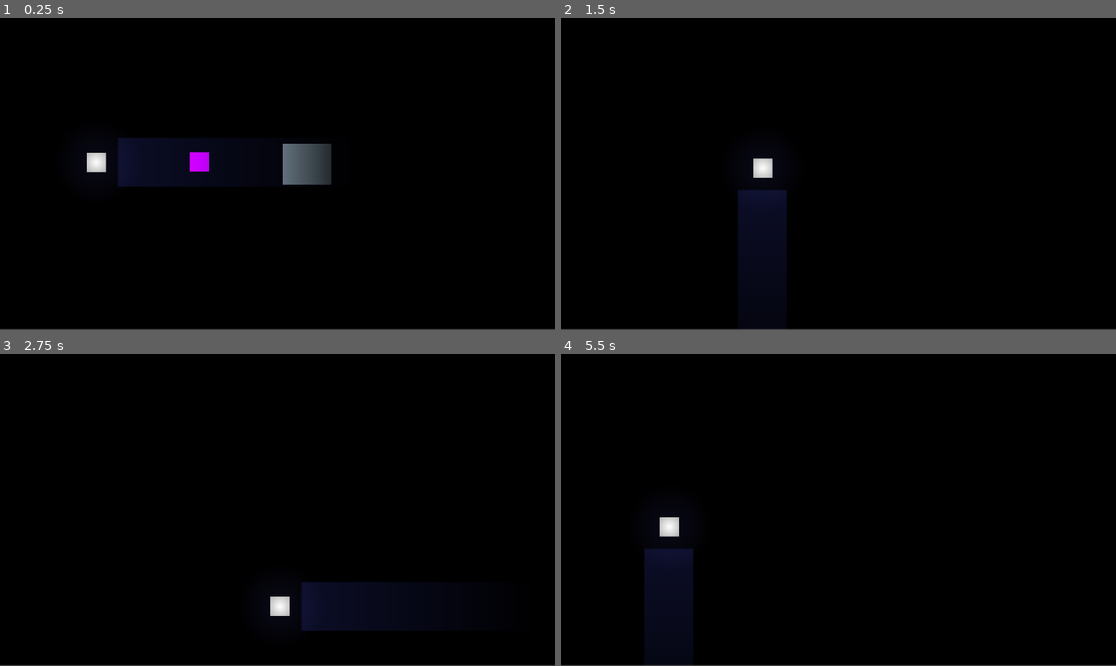
Above: before the commit, frames 1-4 (two rows, left to right).
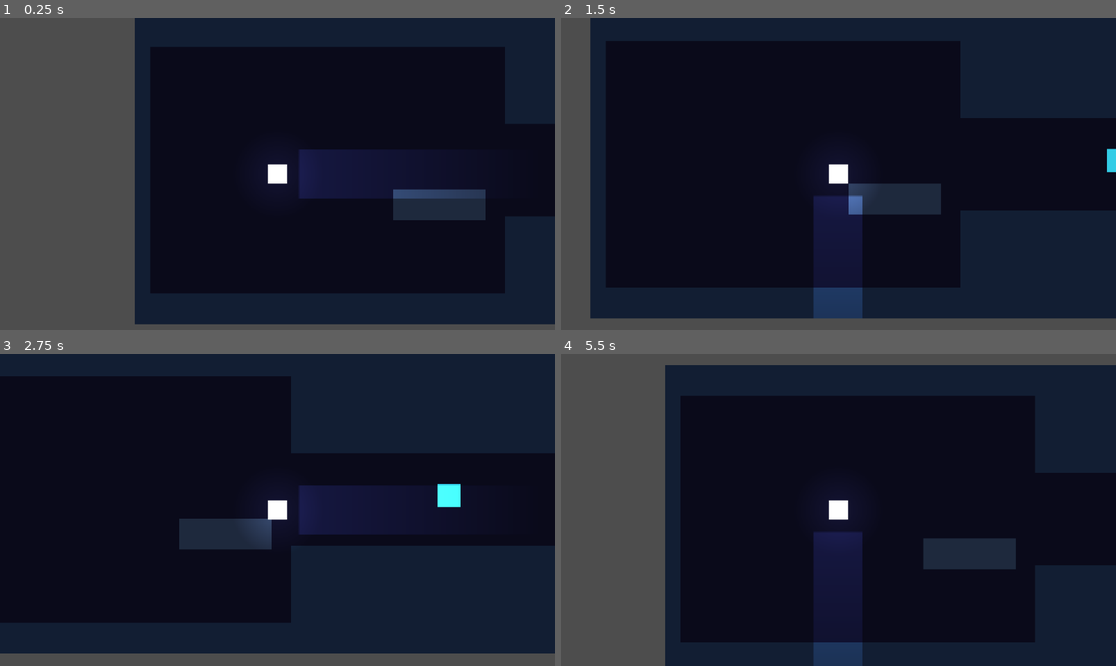
Above: after the commit, the same moments.

Repository: zz2548/game-design-final
Game: Godot game, scene res://main.tscn
Same seed, same stepped clock (60 frames per second), same inputs: the game is played once before the commit and once after it.
Inputs (mouse positions are in pixels of both pictures, inside the frame that each line leads up to):
- Up to frame 1 (0.25 s): no input
- Up to frame 2 (1.5 s): tap Enter (ui_accept) at 0.5, 0.77 s; move the mouse to (960, 158) at 0.52 s; hold Right (ui_right) 0.53-1.28 s; hold E (interact) 0.53-1.28 s; move the mouse to (727, 189) at 1.27 s; hold Down (ui_down) from 1.28 s (still down); tap E (interact) at 1.35 s
- Up to frame 3 (2.75 s): tap Enter (ui_accept) at 1.52 s; move the mouse to (333, 441) at 2.02 s; release Down (ui_down) at 2.03 s; hold Right (ui_right) from 2.03 s (still down); hold E (interact) from 2.03 s (still down)
- Up to frame 4 (5.5 s): move the mouse to (810, 572) at 2.77 s; release Right (ui_right) at 2.78 s; release E (interact) at 2.78 s; hold Up (ui_up) 2.78-3.53 s; tap E (interact) at 2.85, 4.35 s; tap Enter (ui_accept) at 3.02, 3.77, 4.52 s; move the mouse to (1005, 556) at 3.52 s; hold E (interact) 3.53-4.28 s; hold Left (ui_left) 3.53-5.03 s; move the mouse to (672, 463) at 4.27 s; move the mouse to (866, 510) at 5.02 s; hold Down (ui_down) from 5.03 s (still down); hold E (interact) from 5.03 s (still down)

The runs differ from the first frame. In frame 1, 96% of the frame differs, in the area x 0-100%, y 0-100%; in frame 2, 95%; in frame 3, 96%; in frame 4, 98%.

Commit message:
Simple Level 1

Diff:
--- a/underwater-game/levels/level_1/level_1.tscn
+++ b/underwater-game/levels/level_1/level_1.tscn
@@ -6,61 +6,134 @@
 [ext_resource type="Script" uid="uid://b45ek5my76at" path="res://scripts/interactables/pickup_item.gd" id="3_pickup"]
 [ext_resource type="Script" uid="uid://dgkwj4x1fhpfo" path="res://scripts/interactables/npc_interactable.gd" id="5_5b03i"]
 [ext_resource type="PackedScene" uid="uid://eb3vk6h130ot" path="res://shared/ui/dialogue_ui.tscn" id="5_e6u7d"]
+[ext_resource type="Script" path="res://levels/level_1/level_map.gd" id="6_levelmap"]
 
-[sub_resource type="RectangleShape2D" id="RectangleShape2D_iey7c"]
-size = Vector2(38.5, 39.5)
+; All collision shapes are tile-aligned to 16 px.
+[sub_resource type="RectangleShape2D" id="shape_submarine"]
+size = Vector2(192, 64)
 
-[sub_resource type="RectangleShape2D" id="RectangleShape2D_e6u7d"]
-size = Vector2(90, 83)
+[sub_resource type="RectangleShape2D" id="shape_hq_radio"]
+size = Vector2(48, 48)
+
+[sub_resource type="RectangleShape2D" id="shape_pickup"]
+size = Vector2(32, 32)
+
+[sub_resource type="RectangleShape2D" id="shape_terminal"]
+size = Vector2(48, 64)
+
+[sub_resource type="RectangleShape2D" id="shape_exit"]
+size = Vector2(32, 96)
+
+; ══════════════════════════════════════════════════════════════════════════════
+; LEVEL 1 — SCENE TREE
+;
+;   LevelMap   →  generates TileMapLayer walls at runtime (level_map.gd)
+;   Objects    →  hand-placed NPCs and pickups (positions snapped to 16 px)
+;   player     →  spawns in Docking Bay
+; ══════════════════════════════════════════════════════════════════════════════
 
 [node name="Level1" type="Node2D" unique_id=1255267063]
 
 [node name="CanvasModulate" type="CanvasModulate" parent="." unique_id=1930376493]
+visible = false
 color = Color(0, 0, 0, 1)
 
 [node name="Background" type="ColorRect" parent="." unique_id=472897320]
-offset_right = 1153.0
-offset_bottom = 646.0
+offset_right = 3552.0
+offset_bottom = 640.0
 color = Color(0.039215688, 0.039215688, 0.101960786, 1)
 
-[node name="player" parent="." unique_id=1560876372 instance=ExtResource("1_player")]
-position = Vector2(200, 300)
+; ── Tilemap generator ─────────────────────────────────────────────────────────
+; Builds all wall geometry + collision via level_map.gd.
+; To change the layout, edit the ROOMS / CORRIDORS / PASSAGE constants there.
+[node name="LevelMap" type="Node2D" parent="."]
+script = ExtResource("6_levelmap")
 
-[node name="Items" type="Node2D" parent="." unique_id=1317189062]
+; ── Objects ───────────────────────────────────────────────────────────────────
+[node name="Objects" type="Node2D" parent="."]
 
-[node name="TestItem" type="Area2D" parent="Items" unique_id=2052106546]
+; Submarine docked in the back-right corner of the Docking Bay.
+; 192×64 px  (12×4 tiles), centred at tile (39, 24) → pixel (632, 392)
+[node name="Submarine" type="StaticBody2D" parent="Objects"]
+position = Vector2(632, 392)
+[node name="Shape" type="CollisionShape2D" parent="Objects/Submarine"]
+shape = SubResource("shape_submarine")
+[node name="Visual" type="ColorRect" parent="Objects/Submarine"]
+offset_left = -96.0
+offset_top = -32.0
+offset_right = 96.0
+offset_bottom = 32.0
+color = Color(0.12, 0.16, 0.24, 1)
+
+; HQ Radio — mid-Corridor 1, tile (68, 19) → pixel (1096, 312)
+; First story beat: mission briefing from the AI.
+[node name="HQRadio" type="Area2D" parent="Objects"]
+position = Vector2(1096, 312)
+collision_mask = 0
+script = ExtResource("5_5b03i")
+speaker_name = "HQ AI"
+dialogue_lines = Array[String](["TECHNICIAN. This is HQ Automated Response System.", "We have lost contact with Facility Europa-7.", "You have been dispatched to investigate and restore communications.", "Proceed through the facility. Exercise caution.", "...Something is not right down here."])
+[node name="CollisionShape2D" type="CollisionShape2D" parent="Objects/HQRadio"]
+shape = SubResource("shape_hq_radio")
+[node name="Visual" type="ColorRect" parent="Objects/HQRadio"]
+offset_left = -24.0
+offset_top = -24.0
+offset_right = 24.0
+offset_bottom = 24.0
+color = Color(0.20, 0.80, 0.90, 1)
+
+; Supply Kit — Central Hub entrance, tile (95, 18) → pixel (1528, 296)
+[node name="SupplyKit" type="Area2D" parent="Objects"]
+position = Vector2(1528, 296)
 collision_mask = 0
 script = ExtResource("3_pickup")
 item = ExtResource("3_iey7c")
+[node name="CollisionShape2D" type="CollisionShape2D" parent="Objects/SupplyKit"]
+shape = SubResource("shape_pickup")
+[node name="Visual" type="ColorRect" parent="Objects/SupplyKit"]
+offset_left = -16.0
+offset_top = -16.0
+offset_right = 16.0
+offset_bottom = 16.0
+color = Color(1.0, 0.80, 0.20, 1)
 
-[node name="CollisionShape2D" type="CollisionShape2D" parent="Items/TestItem" unique_id=173283808]
-position = Vector2(412.75, 298.25)
-shape = SubResource("RectangleShape2D_iey7c")
+; Research Terminal — Central Hub far wall, tile (122, 26) → pixel (1960, 424)
+[node name="ResearchTerminal" type="Area2D" parent="Objects"]
+position = Vector2(1960, 424)
+collision_mask = 0
+script = ExtResource("5_5b03i")
+speaker_name = "FACILITY LOG"
+dialogue_lines = Array[String](["FACILITY LOG — DAY 47", "All research staff ordered to emergency evacuation protocol.", "...nobody came.", "Primary communications array: OFFLINE. Cause: unknown."])
+[node name="CollisionShape2D" type="CollisionShape2D" parent="Objects/ResearchTerminal"]
+shape = SubResource("shape_terminal")
+[node name="Visual" type="ColorRect" parent="Objects/ResearchTerminal"]
+offset_left = -24.0
+offset_top = -32.0
+offset_right = 24.0
+offset_bottom = 32.0
+color = Color(0.25, 0.40, 0.60, 1)
 
-[node name="ColorRect" type="ColorRect" parent="Items/TestItem" unique_id=820293744]
-offset_left = 394.0
-offset_top = 279.0
-offset_right = 434.0
-offset_bottom = 319.0
-color = Color(1, 0, 1, 1)
+; Exit Airlock — Research Lab far wall, tile (216, 20) → pixel (3464, 328)
+[node name="ExitAirlock" type="Area2D" parent="Objects"]
+position = Vector2(3464, 328)
+collision_mask = 0
+script = ExtResource("5_5b03i")
+speaker_name = "AIRLOCK B"
+dialogue_lines = Array[String](["AIRLOCK B — SECTOR 2 ACCESS", "Restore power to the communications array to proceed.", "[Sector 2 ahead]"])
+[node name="CollisionShape2D" type="CollisionShape2D" parent="Objects/ExitAirlock"]
+shape = SubResource("shape_exit")
+[node name="Visual" type="ColorRect" parent="Objects/ExitAirlock"]
+offset_left = -16.0
+offset_top = -48.0
+offset_right = 16.0
+offset_bottom = 48.0
+color = Color(0.20, 1.00, 0.50, 1)
+
+; ── Player & UI ───────────────────────────────────────────────────────────────
+; Player spawns at tile (18, 20) → pixel (296, 328) — Docking Bay interior.
+[node name="player" parent="." unique_id=1560876372 instance=ExtResource("1_player")]
+position = Vector2(296, 328)
 
 [node name="InventoryUI" parent="." unique_id=2083902792 instance=ExtResource("2_inventoryui")]
 
 [node name="DialogueUI" parent="." unique_id=1340303138 instance=ExtResource("5_e6u7d")]
-
-[node name="RadioTransmission" type="Area2D" parent="." unique_id=941760707]
-position = Vector2(638, 301)
-collision_mask = 0
-script = ExtResource("5_5b03i")
-dialogue_lines = Array[String](["Hello...", "Can you hear me?", "....<static>"])
-
-[node name="CollisionShape2D" type="CollisionShape2D" parent="RadioTransmission" unique_id=8173448]
-position = Vector2(0, -1)
-shape = SubResource("RectangleShape2D_e6u7d")
-
-[node name="ColorRect" type="ColorRect" parent="RadioTransmission" unique_id=832237283]
-offset_left = -51.0
-offset_top = -40.0
-offset_right = 50.0
-offset_bottom = 45.0
-metadata/_edit_use_anchors_ = true
--- /dev/null
+++ b/underwater-game/levels/level_1/level_map.gd
@@ -0,0 +1,169 @@
+# level_map.gd
+# Attach to a Node2D called "LevelMap" inside a level scene.
+# Builds a TileMapLayer (walls + collision) at runtime from the room/corridor
+# definitions below — no StaticBody2D rectangles needed.
+#
+# ── Map grid ─────────────────────────────────────────────────────────────────
+#   222 columns × 40 rows  →  3552 × 640 px  (each tile = 16 × 16 px)
+#
+# ── Column zones ─────────────────────────────────────────────────────────────
+#   Docking Bay   cols   0 –  49
+#   Corridor 1    cols  50 –  87
+#   Central Hub   cols  88 – 131
+#   Corridor 2    cols 132 – 169
+#   Research Lab  cols 170 – 221
+#
+# ── Row zones ────────────────────────────────────────────────────────────────
+#   0 – 1   outer top wall
+#   2 – 3   room top wall
+#   4 – 35  room / corridor interior
+#  36 – 37  room bottom wall
+#  38 – 39  outer bottom wall
+#
+#   Corridor passage (open water): rows 14 – 25  (12 tiles = 192 px)
+
+extends Node2D
+
+# ── Constants ─────────────────────────────────────────────────────────────────
+
+const TILE_SIZE : int = 16
+const MAP_COLS  : int = 222
+const MAP_ROWS  : int = 40
+
+## Thickness (in tiles) of every wall border.
+const WALL : int = 2
+
+## First and last open row inside the room interior.
+const INTERIOR_ROW_FIRST : int = WALL * 2      # = 4  (outer + room top wall)
+const INTERIOR_ROW_LAST  : int = MAP_ROWS - WALL * 2 - 1  # = 35
+
+## Vertical range of the corridor passage (inclusive).
+const PASSAGE_FIRST : int = 14
+const PASSAGE_LAST  : int = 25
+
+## Room definitions – col_start / col_end are the outermost wall columns.
+const ROOMS : Array[Dictionary] = [
+	{col_start =   0, col_end =  49},   # Docking Bay
+	{col_start =  88, col_end = 131},   # Central Hub
+	{col_start = 170, col_end = 221},   # Research Lab
+]
+
+## Corridor definitions – every cell here is wall except passage rows.
+const CORRIDORS : Array[Dictionary] = [
+	{col_start =  50, col_end =  87},   # Corridor 1
+	{col_start = 132, col_end = 169},   # Corridor 2
+]
+
+## Wall tile tint colour (no art yet – solid white texture × modulate).
+const WALL_COLOUR : Color = Color(0.07, 0.12, 0.20)
+
+
+# ── Entry point ───────────────────────────────────────────────────────────────
+
+func _ready() -> void:
+	add_child(_build_tilemap())
+
+
+# ── Tilemap construction ──────────────────────────────────────────────────────
+
+func _build_tilemap() -> TileMapLayer:
+	var tilemap := TileMapLayer.new()
+	tilemap.tile_set = _make_tileset()
+	tilemap.modulate  = WALL_COLOUR
+
+	for row in MAP_ROWS:
+		for col in MAP_COLS:
+			if _is_wall(col, row):
+				tilemap.set_cell(Vector2i(col, row), 0, Vector2i(0, 0))
+
+	return tilemap
+
+
+func _make_tileset() -> TileSet:
+	var ts := TileSet.new()
+	ts.tile_size = Vector2i(TILE_SIZE, TILE_SIZE)
+
+	# Physics layer — must be added before tile data references it.
+	ts.add_physics_layer(0)
+	ts.set_physics_layer_collision_layer(0, 1)  # same layer as CharacterBody2D
+	ts.set_physics_layer_collision_mask(0, 1)
+
+	# Solid 16×16 white texture – tinted at the TileMapLayer level.
+	var img := Image.create(TILE_SIZE, TILE_SIZE, false, Image.FORMAT_RGBA8)
+	img.fill(Color.WHITE)
+	var tex := ImageTexture.create_from_image(img)
+
+	var source := TileSetAtlasSource.new()
+	source.texture             = tex
+	source.texture_region_size = Vector2i(TILE_SIZE, TILE_SIZE)
+	source.create_tile(Vector2i(0, 0))
+
+	# ⚠️  Source must be registered with the TileSet BEFORE setting collision
+	# data — tile_data validates polygon counts against the TileSet's physics
+	# layers, so the order here matters.
+	ts.add_source(source, 0)
+
+	# Full-tile collision square centred on the tile origin.
+	var tile_data : TileData = source.get_tile_data(Vector2i(0, 0), 0)
+	var h         : float    = TILE_SIZE / 2.0
+	tile_data.set_collision_polygons_count(0, 1)
+	tile_data.set_collision_polygon_points(0, 0, PackedVector2Array([
+		Vector2(-h, -h), Vector2(h, -h), Vector2(h, h), Vector2(-h, h),
+	]))
+
+	return ts
+
+
+# ── Wall logic ────────────────────────────────────────────────────────────────
+
+func _is_wall(col: int, row: int) -> bool:
+	return not _is_open(col, row)
+
+
+## Returns true when the cell at (col, row) should be open water.
+func _is_open(col: int, row: int) -> bool:
+	# Outer top / bottom border → always solid.
+	if row < WALL or row >= MAP_ROWS - WALL:
+		return false
+
+	# Corridor zone: open only within the passage rows.
+	for corridor in CORRIDORS:
+		if col >= corridor.col_start and col <= corridor.col_end:
+			return row >= PASSAGE_FIRST and row <= PASSAGE_LAST
+
+	# Room zone.
+	for room in ROOMS:
+		if col >= room.col_start and col <= room.col_end:
+			return _room_cell_is_open(col, row, room)
+
+	# Falls outside every defined zone → solid.
+	return false
+
+
+## Determines whether a cell that lies inside a room boundary is open water.
+func _room_cell_is_open(col: int, row: int, room: Dictionary) -> bool:
+	# Room top / bottom walls.
+	if row < INTERIOR_ROW_FIRST or row > INTERIOR_ROW_LAST:
+		return false
+
+	# Left side wall – open only if a corridor is immediately to the left
+	# AND the row falls within the passage band.
+	if col < room.col_start + WALL:
+		return _corridor_at(room.col_start - 1) \
+			and row >= PASSAGE_FIRST and row <= PASSAGE_LAST
+
+	# Right side wall – same logic for a corridor to the right.
+	if col > room.col_end - WALL:
+		return _corridor_at(room.col_end + 1) \
+			and row >= PASSAGE_FIRST and row <= PASSAGE_LAST
+
+	# Interior cell.
+	return true
+
+
+## Returns true when the given column belongs to a corridor zone.
+func _corridor_at(col: int) -> bool:
+	for corridor in CORRIDORS:
+		if col >= corridor.col_start and col <= corridor.col_end:
+			return true
+	return false
--- a/underwater-game/shared/player/player.tscn
+++ b/underwater-game/shared/player/player.tscn
@@ -2,6 +2,9 @@
 
 [ext_resource type="Script" uid="uid://bgvj2b218065e" path="res://shared/player/player.gd" id="1_onrkg"]
 [ext_resource type="Script" uid="uid://yg3842y7gmtv" path="res://shared/player/interaction_system.gd" id="2_i3pqv"]
+
+[sub_resource type="RectangleShape2D" id="RectangleShape2D_body"]
+size = Vector2(36, 36)
 
 [sub_resource type="CircleShape2D" id="CircleShape2D_1bvp3"]
 radius = 79.624115
@@ -26,6 +29,9 @@
 
 [node name="player" type="CharacterBody2D" unique_id=1228927479]
 script = ExtResource("1_onrkg")
+
+[node name="BodyCollision" type="CollisionShape2D" parent="."]
+shape = SubResource("RectangleShape2D_body")
 
 [node name="ColorRect" type="ColorRect" parent="." unique_id=2079948880]
 offset_left = -20.0
@@ -55,3 +61,5 @@
 texture = SubResource("GradientTexture2D_hqtel")
 offset = Vector2(30, 0)
 texture_scale = 0.8
+
+[node name="Camera2D" type="Camera2D" parent="."]
Not shown, added: underwater-game/levels/level_1/level_map.gd.uid
